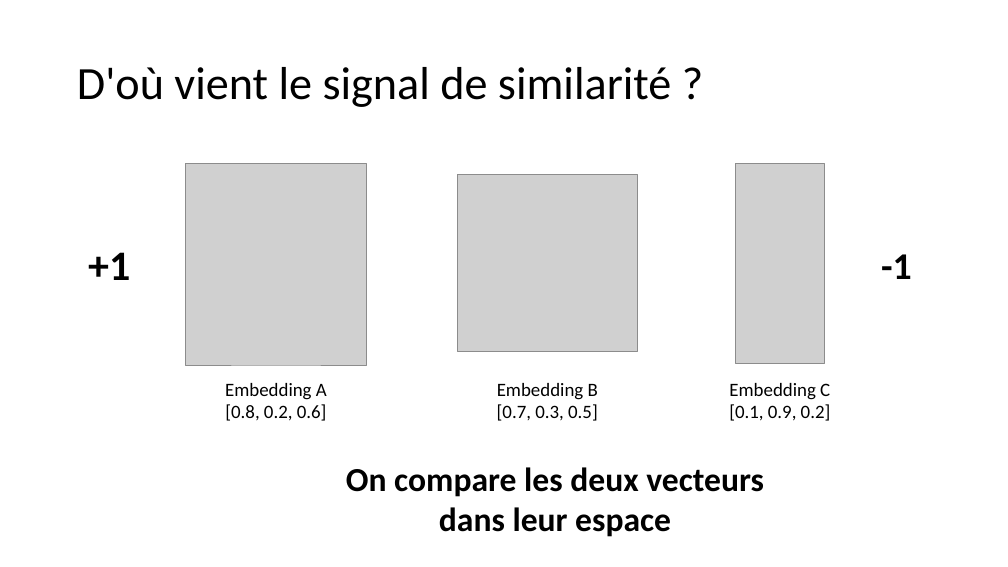
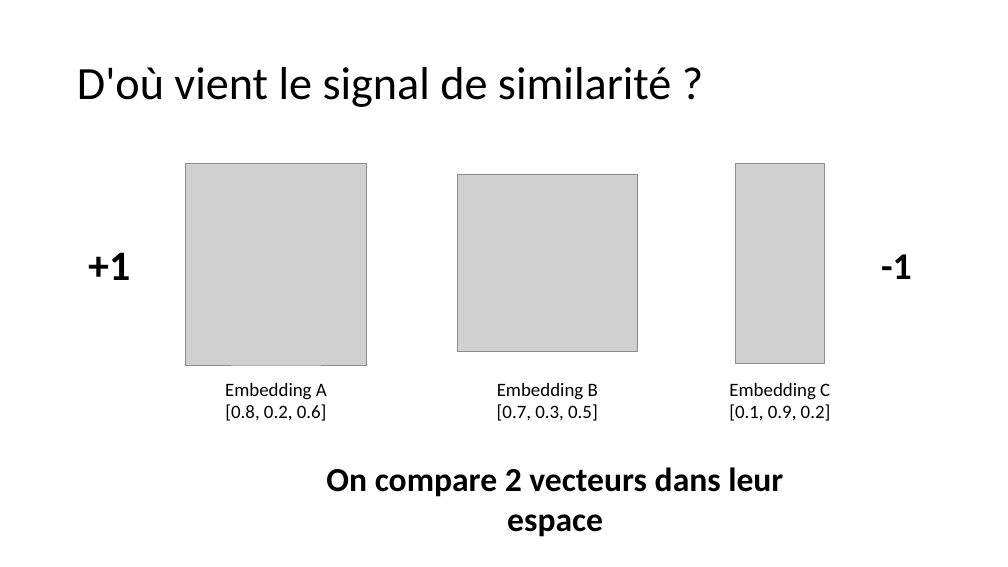
Before and after one commit to Ace4teaM/OCR-FashionInsta, a slide deck: slide 10 of POC.pptx. Drawn at 1008x567 pixels with LibreOffice and Linux fonts; fonts in the diff are those of the drawing; grey boxes stand for pictures. Boxes give left, top, right and bottom in pixels: in the first picture for what was removed or moved away, otherwise in the second. Text is boxed around its words. In the diff, an @@ line names an element or a change of style, - is before the commit and + after.

```diff
--- a/POC.pptx
+++ b/POC.pptx
@@ text at bbox=[326, 467, 783, 537]: text changed @@
-On compare les deux vecteurs dans leur espace
+On compare 2 vecteurs dans leur espace
```
Also in this commit, not shown: 13 other slides changed, 2 slides added, 4 slides removed, 2 other files.
